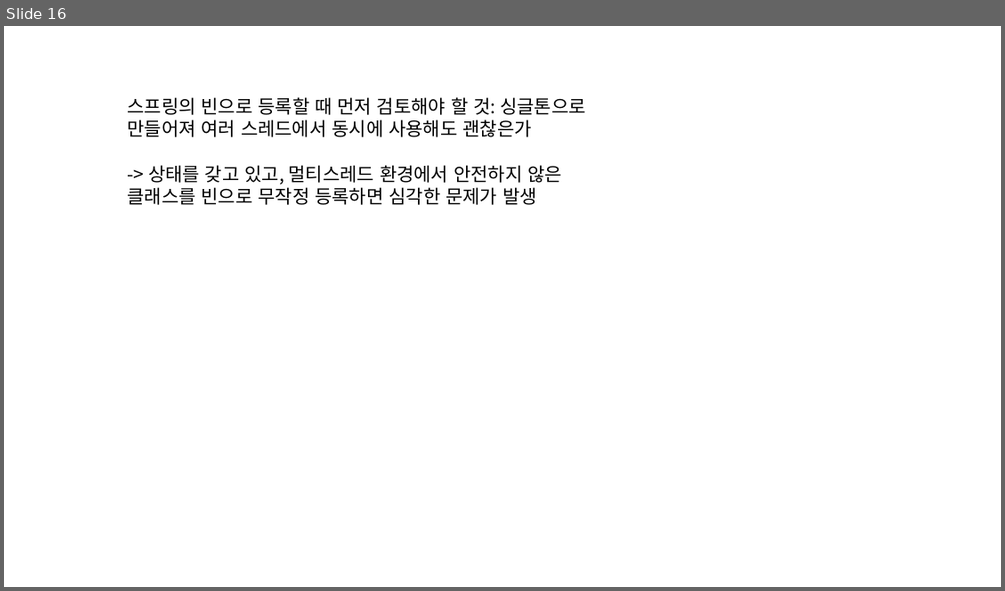
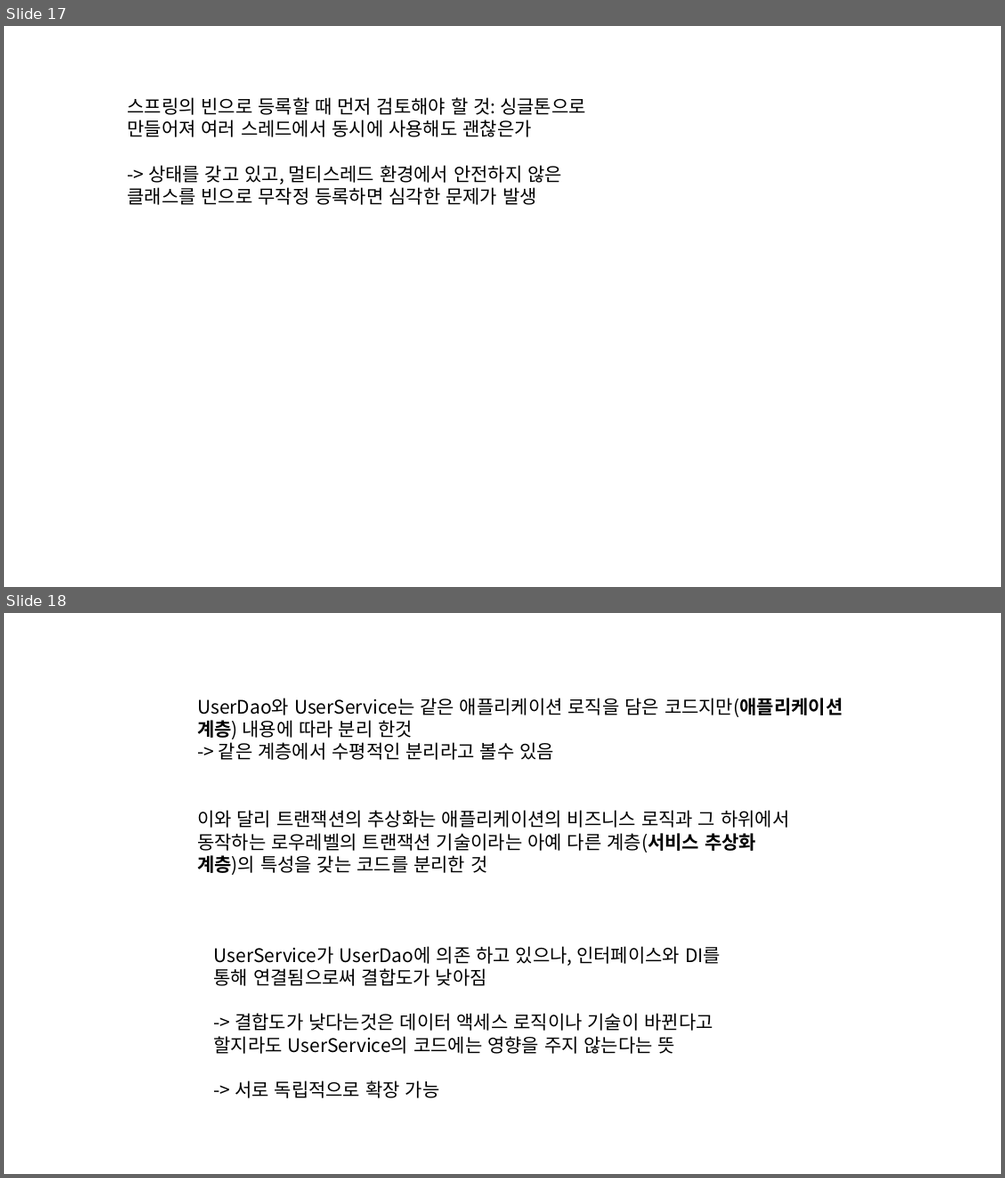
Before and after one commit to eongss/testproject, a slide deck: 프레젠테이션1.pptx. Shown one above the other, each under a label of ours: slide 16 before the commit, slides 17 and 18 after it. The pictures are 1005x591 and 1005x1178 pixels, drawn with LibreOffice and Linux fonts; fonts in the diff are those of the drawing. Boxes give left, top, right and bottom in pixels: in the first picture for what was removed or moved away, otherwise in the second. Text is boxed around its words. In the diff, an @@ line names an element or a change of style, - is before the commit and + after.

```diff
--- a/프레젠테이션1.pptx
+++ b/프레젠테이션1.pptx
@@ slide 18 added at [4,613,1001,1174], background #FFFFFF @@
@@ text added at [197,698,842,760], 18 pt, text #000000 @@
+UserDao와 UserService는 같은 애플리케이션 로직을 담은 코드지만(애플리케이션 계층) 내용에 따라 분리 한것
+-> 같은 계층에서 수평적인 분리라고 볼수 있음
@@ text added at [197,810,789,875], 18 pt, text #000000 @@
+이와 달리 트랜잭션의 추상화는 애플리케이션의 비즈니스 로직과 그 하위에서 동작하는 로우레벨의 트랜잭션 기술이라는 아예 다른 계층(서비스 추상화 계층)의 특성을 갖는 코드를 분리한 것
@@ text added at [214,946,720,1098], 18 pt, text #000000 @@
+UserService가 UserDao에 의존 하고 있으나, 인터페이스와 DI를 통해 연결됨으로써 결합도가 낮아짐
+-> 결합도가 낮다는것은 데이터 액세스 로직이나 기술이 바뀐다고 할지라도 UserService의 코드에는 영향을 주지 않는다는 뜻
+-> 서로 독립적으로 확장 가능
@@ what was slide 16 is now slide 17 @@
```
Also in this commit, not shown: 1 slide changed, 23 other slides added.
